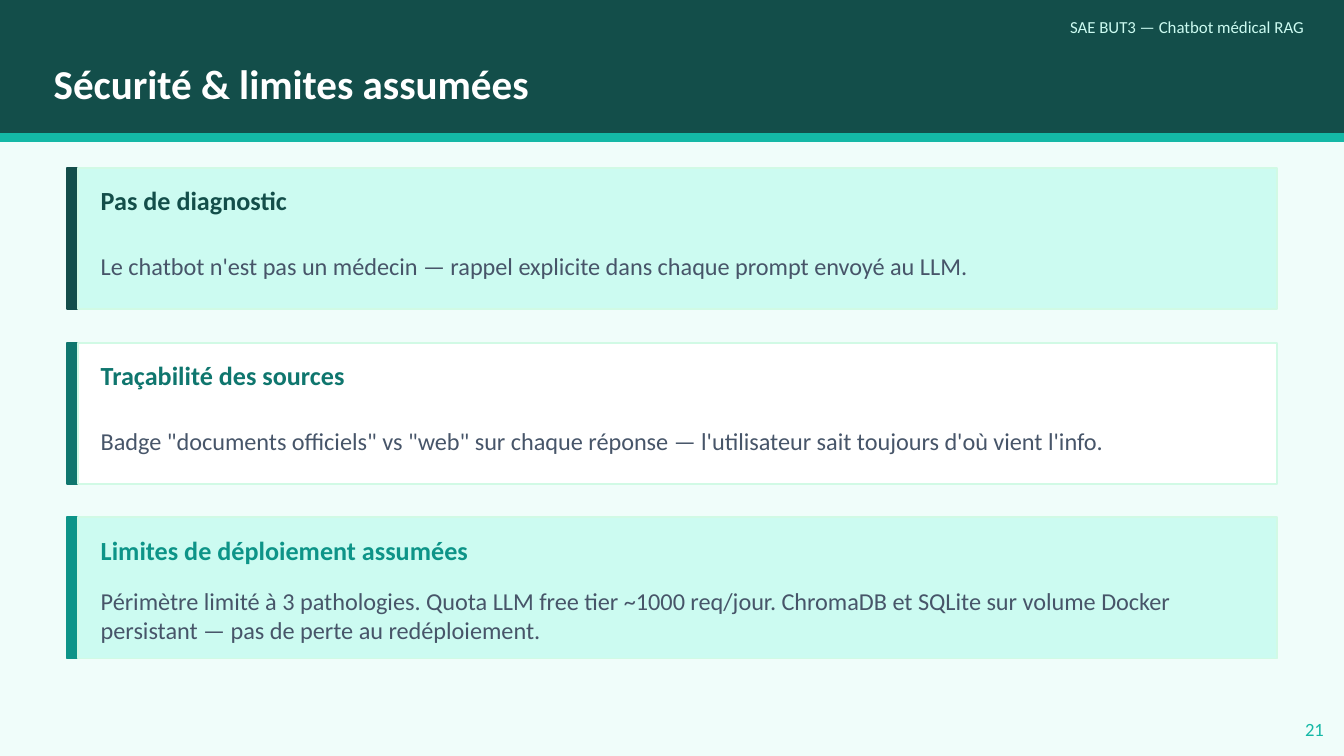
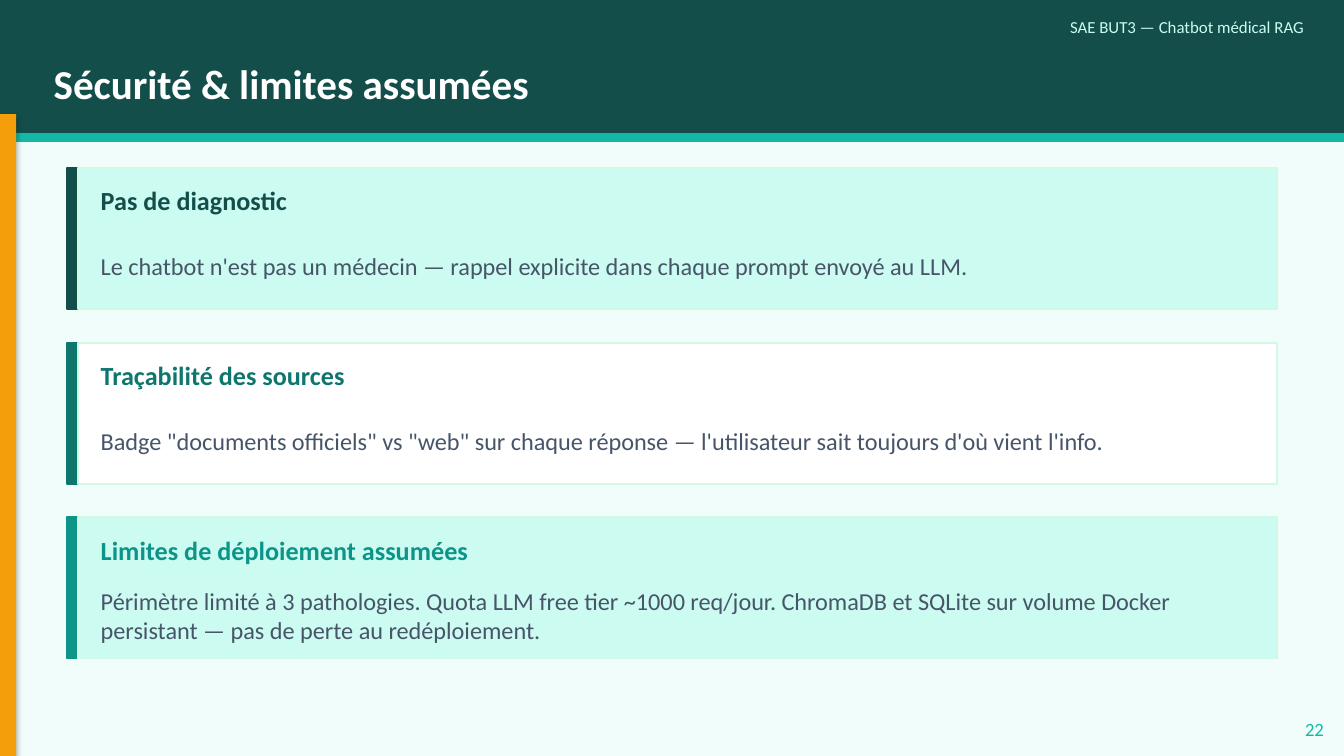
Before and after one commit to YousraWsites/-chatbot-medical-s6, a slide deck: slide 22 of docs/soutenance.pptx. Drawn at 1344x756 pixels with LibreOffice and Linux fonts; fonts in the diff are those of the drawing. Boxes give left, top, right and bottom in pixels: in the first picture for what was removed or moved away, otherwise in the second. Text is boxed around its words. In the diff, an @@ line names an element or a change of style, - is before the commit and + after.

Commit message:
slides: 3 fixes UX (barres par partie + sommaire aligné + wording adouci)
1) Sommaire (slide 2) reconstruit proprement :
   - 5 sections bien alignées en colonnes (numéro 30pt + titre + meta)
   - Section 05 'Conclusion & Questions' qui manquait avant
   - Numéros colorés par partie (teal/bleu/violet/amber/teal-clair)
   - Footer + numéro de page propre

2) Barres verticales colorées par partie sur chaque slide de contenu :
   - Position fixée : sous le header (pas pleine hauteur qui collidait
     avec le header teal foncé et la rendait invisible)
   - Largeur 0.12 inch, hauteur 6.55 inch
   - Couleurs cohérentes avec les slides séparatrices PARTIE :
       * Grace (slides 4-7)   : teal-500 #14b8a6
       * Yousra (slides 9-13) : blue-600 #2563eb
       * Imane (slides 15-18) : violet-600 #7c3aed
       * Yannis (slides 20-26): amber-500 #f59e0b
   Permet de voir instantanément à quelle partie appartient chaque slide.

3) Adouci wording slide 'Pourquoi un LLM tout fait' :
   "La SAE ne demande pas d'inventer un LLM — hors de portée en BUT3."
   → "L'enjeu n'est pas de réinventer un LLM, mais de savoir l'orchestrer."
   Le prof sait très bien ce qu'il a demandé, pas besoin de le rappeler
   de cette façon.

Bonus : numéros de page footer renumérotés selon la position réelle
(après ajout du sommaire, tout était décalé de +1).

```diff
--- a/docs/soutenance.pptx
+++ b/docs/soutenance.pptx
@@ rectangle added at (x1=0, y1=114, x2=16, y2=756), fill #F59E0B @@
@@ text at (x1=1305, y1=724, x2=1324, y2=736): text changed @@
-21
+22
```
Also in this commit, not shown: 21 other slides changed, 1 other file.
